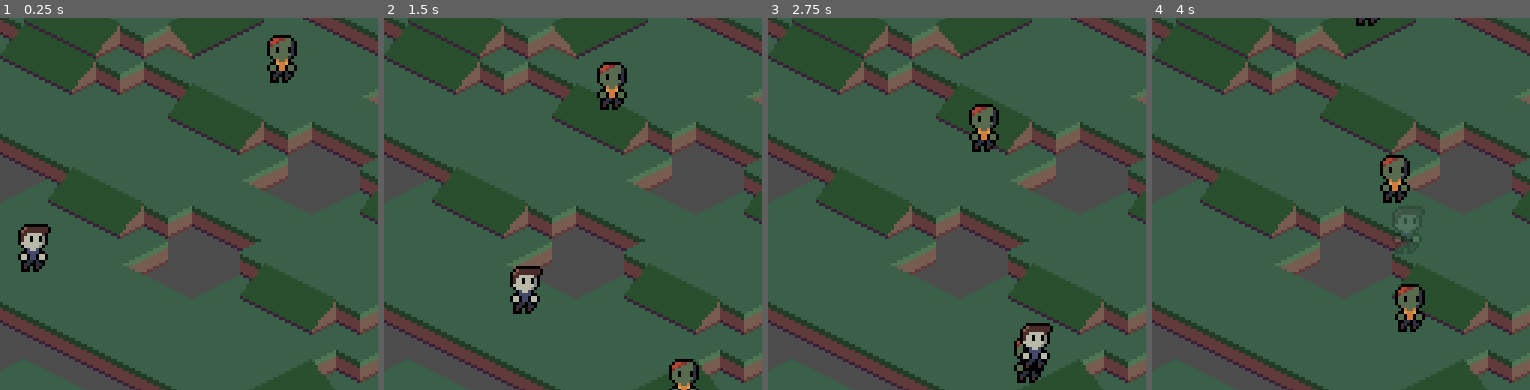
Above: before the commit, frames 1-4 (left to right).
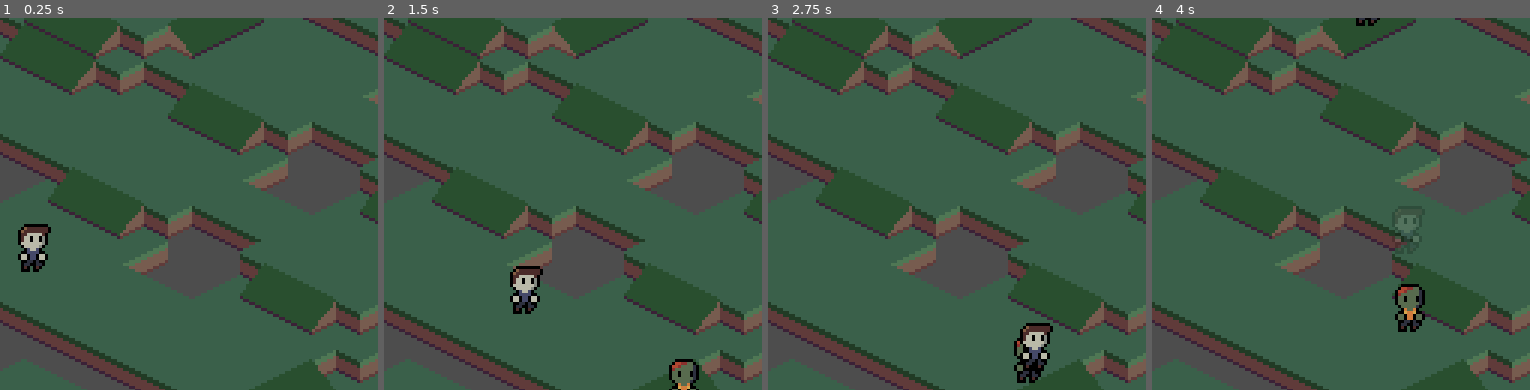
Above: after the commit, the same moments.

Repository: CARDinalCAWWW/Hunker-In-The-Bunker
Game: Godot game, scene res://PlayArea/play_area.tscn
Two runs of this game, one before a commit and one after it. Both use one fixed random seed, a clock stepped at 60 frames per second and the inputs below.
Inputs (mouse positions are % of the whole screen's width and height, from its top left):
- Up to frame 1 (0.25 s): no input
- Up to frame 2 (1.5 s): move the mouse to (72, 45) at 0.52 s; hold D (ui_right) 0.53-1.28 s; click (72, 45) at 0.6 s; move the mouse to (30, 55) at 1.27 s; hold S (ui_down) from 1.28 s (still down); click (30, 55) at 1.35 s
- Up to frame 3 (2.75 s): move the mouse to (60, 27) at 2.02 s; release S (ui_down) at 2.03 s; hold D (ui_right) from 2.03 s (still down); click (60, 27) at 2.1 s
- Up to frame 4 (4 s): move the mouse to (45, 71) at 2.77 s; release D (ui_right) at 2.78 s; hold W (ui_up) 2.78-3.53 s; click (45, 71) at 2.85 s; move the mouse to (80, 65) at 3.52 s; hold A (ui_left) from 3.53 s (still down); click (80, 65) at 3.6 s
The pictures show only the part of the screen within x 17-67%, y 26-76%; the shares and areas given below are measured in that part.

The runs differ from the first frame. In frame 1, 0.9% of the frame differs, in the area x 70-79%, y 4-18%; in frame 2, 0.9%; in frame 3, 0.8%; in frame 4, 0.8%.

Commit message:
Enemies Die
Enemies after being struck a few times will die perma, up till then they will still spawn in allies

Diff:
--- a/hunker-in-the-bunker-game/Enemy/enemy.gd
+++ b/hunker-in-the-bunker-game/Enemy/enemy.gd
@@ -8,7 +8,8 @@
 @onready var navigation_agent = $NavigationAgent2D
 @onready var player = get_tree().get_first_node_in_group("player")
 
-@export var DEATH_COOLDOWN = 2
+@export var DEATH_COOLDOWN = 2.0
+@export var enemy_health = 2
 
 var got_hit := false
 const ENEMY_SCENE = preload("res://Enemy/enemy.tscn")
@@ -16,7 +17,12 @@
 func _ready():
 	speed = randf_range(10,current_max_speed)
 
+func _process(delta):
+	if enemy_health <= 0:
+		die()
+
 func _physics_process(_delta):
+	player = get_tree().get_first_node_in_group("player")
 	if player == null:
 		return
 
@@ -36,7 +42,9 @@
 func stun():
 	if got_hit:
 		return
+
 	got_hit = true
+	enemy_health -= 1
 
 	if current_max_speed < top_speed:
 		current_max_speed += speed_inc
@@ -53,6 +61,9 @@
 	new_enemy.top_speed = top_speed
 	new_enemy.speed_inc = speed_inc
 
-	get_tree().root.get_node("PlayArea/EnemyContainer").add_child(new_enemy)
+	get_parent().add_child(new_enemy)
 
 	got_hit = false
+
+func die():
+	queue_free()
--- a/hunker-in-the-bunker-game/Enemy/enemy.tscn
+++ b/hunker-in-the-bunker-game/Enemy/enemy.tscn
@@ -11,6 +11,8 @@
 collision_mask = 2
 motion_mode = 1
 script = ExtResource("1_px1sc")
+DEATH_COOLDOWN = 1.5
+enemy_health = 3
 
 [node name="CollisionShape2D" type="CollisionShape2D" parent="."]
 shape = SubResource("CircleShape2D_hvfyp")
--- a/hunker-in-the-bunker-game/PlayArea/play_area.tscn
+++ b/hunker-in-the-bunker-game/PlayArea/play_area.tscn
@@ -79,9 +79,6 @@
 [node name="Enemy" parent="EnemyContainer" instance=ExtResource("4_bdbf3")]
 position = Vector2(99, -47)
 
-[node name="Enemy4" parent="EnemyContainer" instance=ExtResource("4_bdbf3")]
-position = Vector2(13, -42)
-
 [node name="Enemy3" parent="EnemyContainer" instance=ExtResource("4_bdbf3")]
 position = Vector2(4, -102)
 
--- a/hunker-in-the-bunker-game/Player/player.tscn
+++ b/hunker-in-the-bunker-game/Player/player.tscn
@@ -18,7 +18,7 @@
 motion_mode = 1
 script = ExtResource("1_4ntmi")
 move_speed = 50.0
-ATTACK_COOLDOWN = 2.0
+ATTACK_COOLDOWN = 1.7
 attack_distance = 13.0
 IFRAME_TIME = 2.0
 
